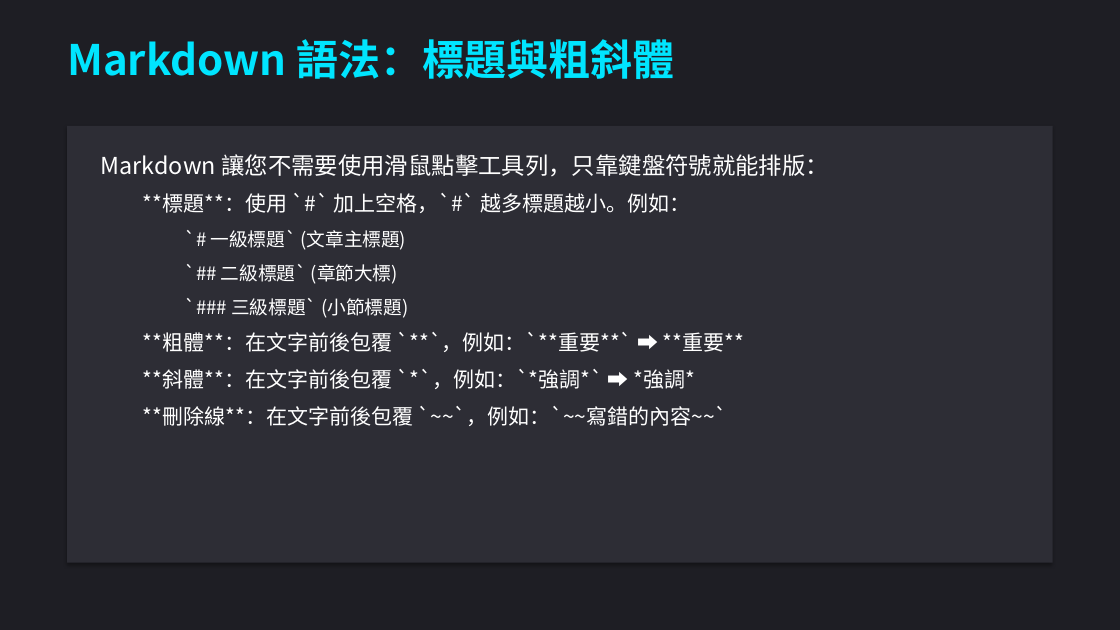
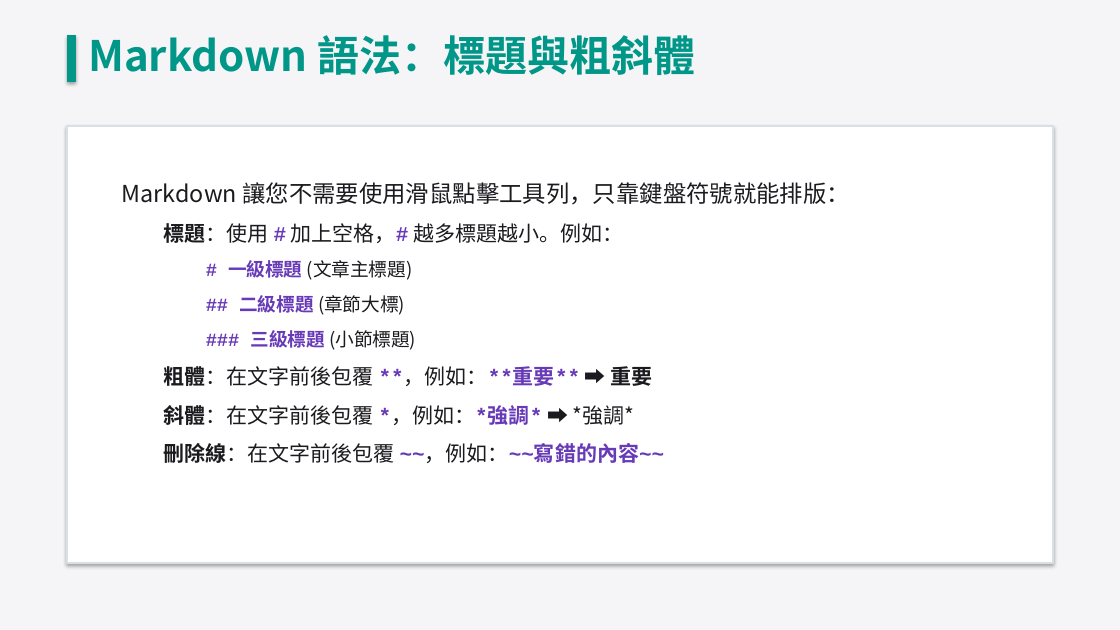
Before and after one commit to oscar7692000-beep/teaching-materials-course, a slide deck: slide 7 of Obsidian_教學簡報.pptx. Drawn at 1120x630 pixels with LibreOffice and Linux fonts; fonts in the diff are those of the drawing. Boxes give left, top, right and bottom in pixels: in the first picture for what was removed or moved away, otherwise in the second. Text is boxed around its words. In the diff, an @@ line names an element or a change of style, - is before the commit and + after.

```diff
--- a/Obsidian_教學簡報.pptx
+++ b/Obsidian_教學簡報.pptx
@@ background #1E1E24 to #F5F5F7 @@
@@ text "Markdown 語法：標題與粗斜體" moved from (x1=67, y1=39, x2=674, y2=79) to (x1=88, y1=35, x2=695, y2=75) @@
@@ text "Markdown 語法：標題與粗斜體" at (x1=88, y1=35, x2=695, y2=75): text colour #00E5FF to #009688 @@
@@ rectangle added at (x1=67, y1=35, x2=76, y2=82), fill #009688, outline #009688 0.75 pt @@
@@ rectangle at (x1=67, y1=126, x2=1053, y2=563): fill #2D2D35 to #FFFFFF; outline none to #DADEE5 1.5 pt @@
@@ text at (x1=122, y1=182, x2=850, y2=205): text colour #FFFFFF to #1B1B1F in "Markdown 讓您不需要使用滑鼠點擊工具列，只靠鍵盤符號就能排版："; line spacing 1 to 1.25; less space between paragraphs @@
@@ text at (x1=164, y1=223, x2=665, y2=463): text changed; text colour #FFFFFF to #1B1B1F @@
-  **標題**：使用 `#` 加上空格，`#` 越多標題越小。例如：
-    `# 一級標題` (文章主標題)
-    `## 二級標題` (章節大標)
-    `### 三級標題` (小節標題)
-  **粗體**：在文字前後包覆 `**`，例如：`**重要**` ➡ **重要**
-  **斜體**：在文字前後包覆 `*`，例如：`*強調*` ➡ *強調*
-  **刪除線**：在文字前後包覆 `~~`，例如：`~~寫錯的內容~~`
+  標題：使用 # 加上空格，# 越多標題越小。例如：
+    # 一級標題 (文章主標題)
+    ## 二級標題 (章節大標)
+    ### 三級標題 (小節標題)
+  粗體：在文字前後包覆 **，例如：**重要** ➡ 重要
+  斜體：在文字前後包覆 *，例如：*強調* ➡ *強調*
+  刪除線：在文字前後包覆 ~~，例如：~~寫錯的內容~~
```
Also in this commit, not shown: 24 other slides changed, 31 other files.
